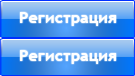
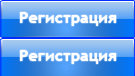
Before/after of a w=135, h=76 layered artwork. What changed in the layer stack:
added layer "Layer 9" in group "Group 3" over [0, 75, 135, 76]
showed "Layer 6" over [1, 36, 132, 37]
